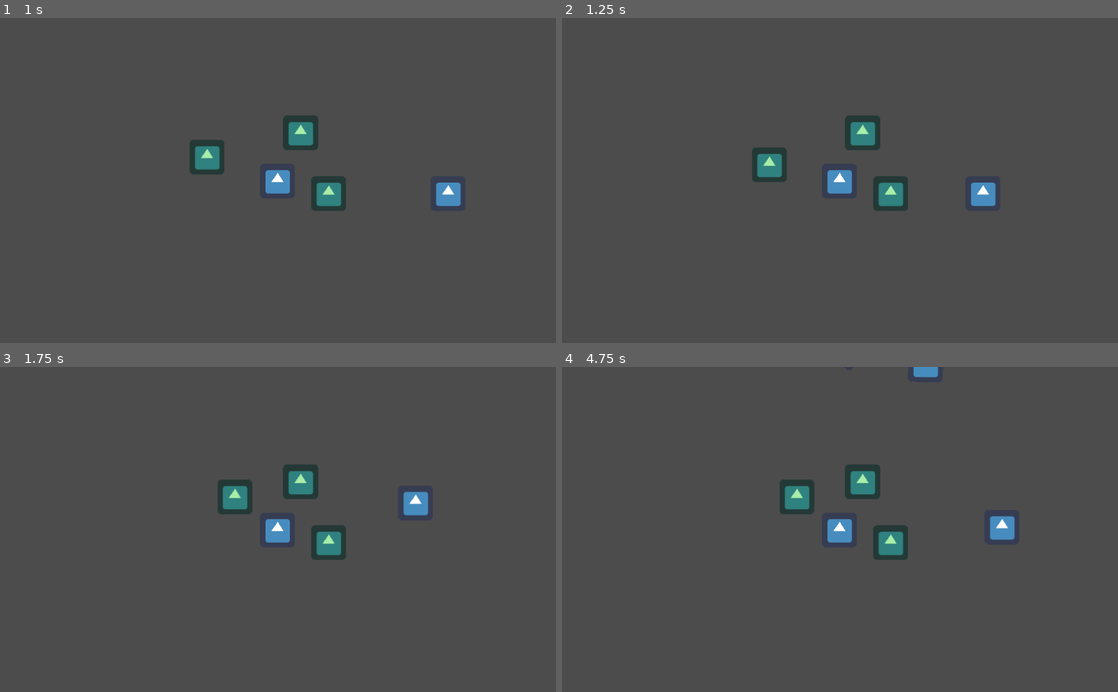
Above: before the commit, frames 1-4 (two rows, left to right).
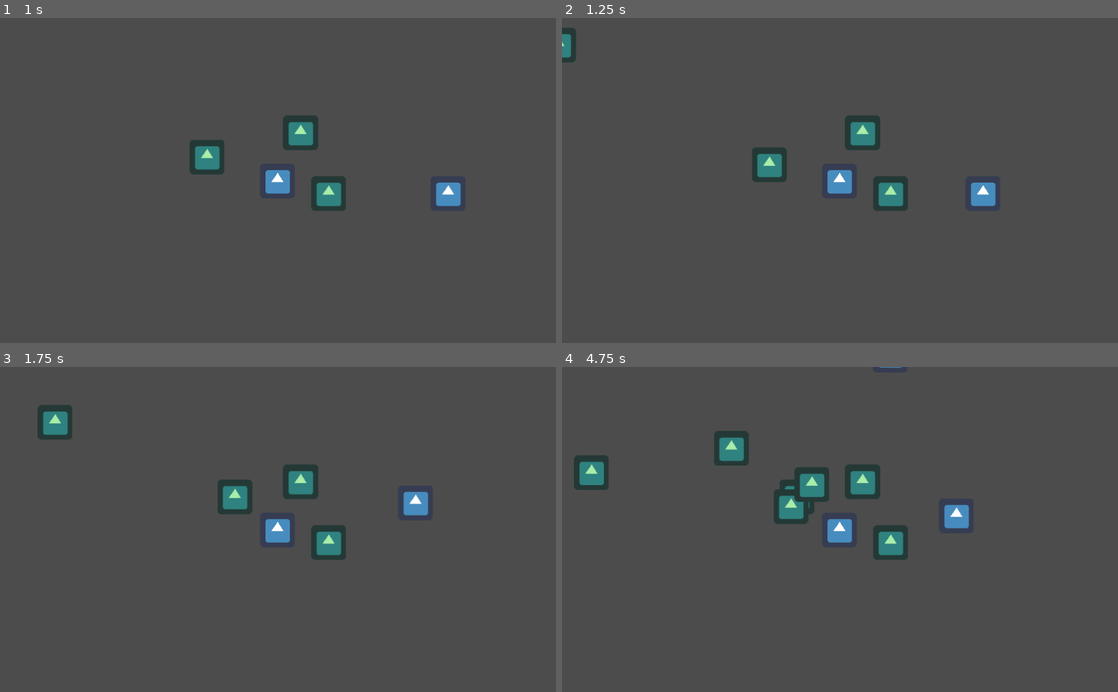
Above: after the commit, the same moments.

Repository: moisesjbc/cinco-etapas
Game: Godot game, scene res://scenes/main_scene/main_scene.tscn
Same seed, same stepped clock (60 frames per second), same inputs: the game is played once before the commit and once after it. The engine's default icon, where the game draws it, is replaced by a stand-in: a white triangle on a blue panel in a dark square.
Inputs:
- Up to frame 1 (1 s): hold Right (ui_right) from 0.53 s (still down)
- Up to frame 2 (1.25 s): keep holding Right (ui_right)
- Up to frame 3 (1.75 s): release Right (ui_right) at 1.28 s; hold Down (ui_down) from 1.28 s (still down)
- Up to frame 4 (4.75 s): release Down (ui_down) at 2.03 s; hold Right (ui_right) 2.03-2.78 s; hold Up (ui_up) 2.78-3.53 s; hold Left (ui_left) from 3.53 s (still down)

Frame 1 is identical in both runs. In frame 2, 0.3% of the frame differs, in the area x 0-3%, y 2-14%; in frame 3, 0.6%; in frame 4, 3.2%, in the area x 2-82%, y 0-54%.

Commit message:
Added friends respawn

Diff:
--- /dev/null
+++ b/godot-project/scenes/friends_respawn/friends_respawn.gd
@@ -0,0 +1,13 @@
+extends Node2D
+
+onready var friend_scene = preload("res://scenes/friend/friend.tscn")
+
+
+func _on_respawn_timer_timeout():
+	# Set a random respawn position
+	$path/path_follow.set_offset(randi())
+
+	# Respawn the friend
+	var friend = friend_scene.instance()
+	friend.position = $path/path_follow.position
+	add_child(friend)
--- /dev/null
+++ b/godot-project/scenes/friends_respawn/friends_respawn.tscn
@@ -0,0 +1,22 @@
+[gd_scene load_steps=3 format=2]
+
+[ext_resource path="res://scenes/friends_respawn/friends_respawn.gd" type="Script" id=1]
+
+[sub_resource type="Curve2D" id=1]
+_data = {
+"points": PoolVector2Array( 0, 0, 0, 0, -91.1047, -70.5234, 0, 0, 0, 0, 1084.11, -61.5437, 0, 0, 0, 0, 1082.99, 666.934, 0, 0, 0, 0, -92.2271, 665.812, 0, 0, 0, 0, -92.2271, -64.9111 )
+}
+
+[node name="friends_respawn" type="Node2D"]
+script = ExtResource( 1 )
+
+[node name="path" type="Path2D" parent="."]
+curve = SubResource( 1 )
+
+[node name="path_follow" type="PathFollow2D" parent="path"]
+position = Vector2( -91.1047, -70.5234 )
+rotation = 0.00763771
+
+[node name="respawn_timer" type="Timer" parent="."]
+autostart = true
+[connection signal="timeout" from="respawn_timer" to="." method="_on_respawn_timer_timeout"]
--- a/godot-project/scenes/main_scene/main_scene.tscn
+++ b/godot-project/scenes/main_scene/main_scene.tscn
@@ -1,9 +1,10 @@
-[gd_scene load_steps=5 format=2]
+[gd_scene load_steps=6 format=2]
 
 [ext_resource path="res://icon.png" type="Texture" id=1]
 [ext_resource path="res://scenes/player/player.tscn" type="PackedScene" id=2]
 [ext_resource path="res://scenes/meteorites_respawn/meteorites_respawn.tscn" type="PackedScene" id=3]
 [ext_resource path="res://scenes/friend/friend.tscn" type="PackedScene" id=4]
+[ext_resource path="res://scenes/friends_respawn/friends_respawn.tscn" type="PackedScene" id=5]
 
 [node name="main_scene" type="Node2D"]
 
@@ -21,6 +22,9 @@
 [node name="respawn_manager" parent="player/camera" instance=ExtResource( 3 )]
 position = Vector2( -516.332, -285.105 )
 
+[node name="friends_respawn" parent="player/camera" instance=ExtResource( 5 )]
+position = Vector2( -480.246, -303.347 )
+
 [node name="friend" parent="." instance=ExtResource( 4 )]
 position = Vector2( 675.722, 111.124 )
 
